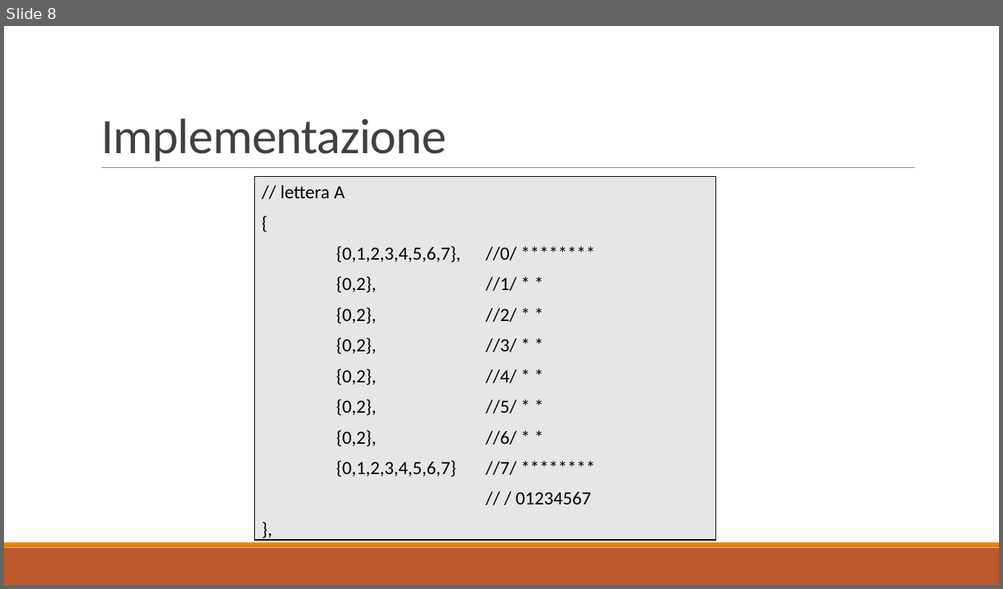
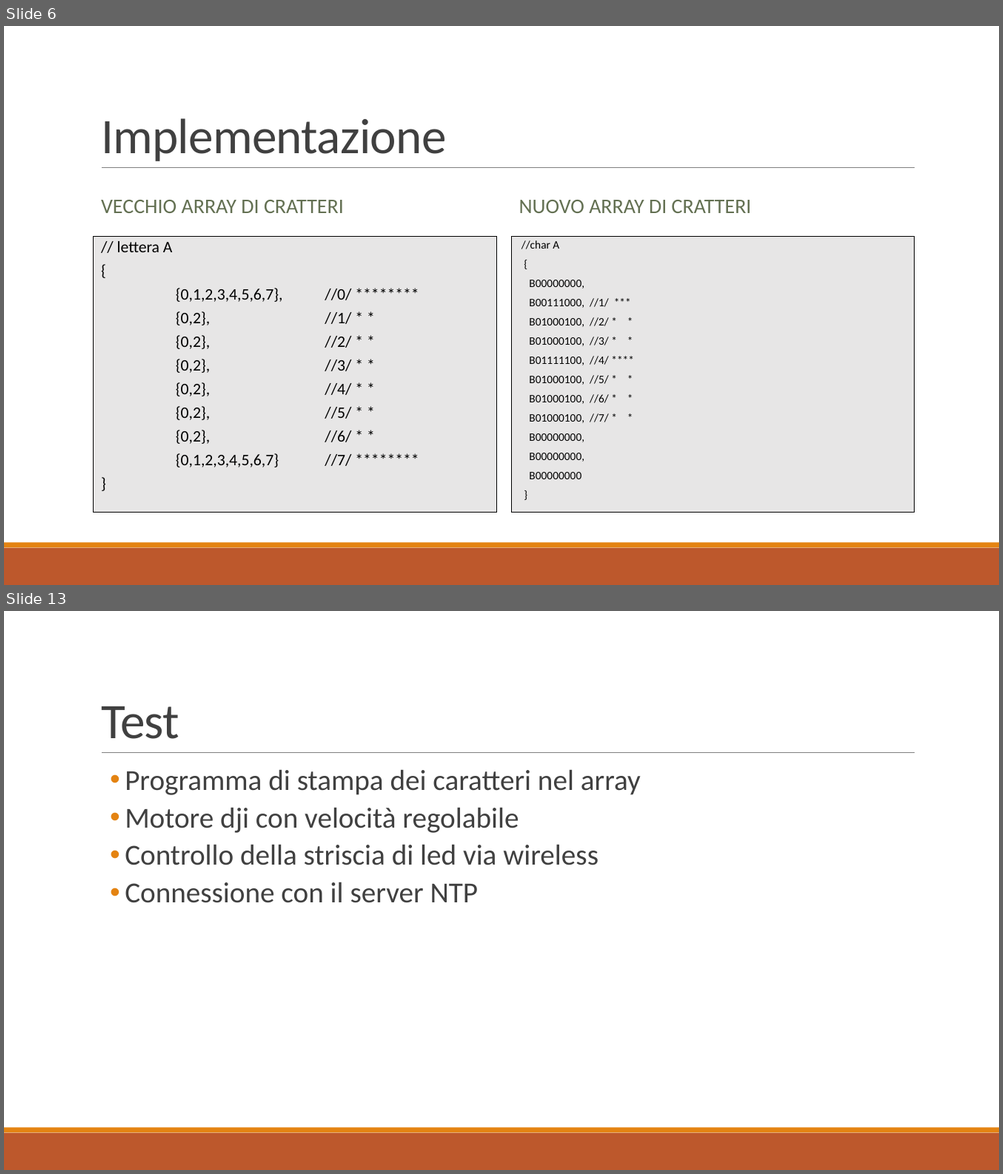
Before and after one commit to nemastojanovic/FanClock2, a slide deck: Documentazione/I3_PRESENTAZIONE_PROG3.pptx. Shown one above the other, each under a label of ours: slide 8 before the commit, slides 6 and 13 after it; the slides between them are not shown. The pictures are 1003x589 and 1003x1174 pixels, drawn with LibreOffice and Linux fonts; fonts in the diff are those of the drawing. Boxes give left, top, right and bottom in pixels: in the first picture for what was removed or moved away, otherwise in the second. Text is boxed around its words. In the diff, an @@ line names an element or a change of style, - is before the commit and + after.

Commit message:
ultima versione della presentazione

```diff
--- a/Documentazione/I3_PRESENTAZIONE_PROG3.pptx
+++ b/Documentazione/I3_PRESENTAZIONE_PROG3.pptx
@@ slide 13 added at [4, 611, 999, 1170], background #FFFFFF; not listed: 3 template elements that a slide beside it also shows @@
@@ title added at [101, 706, 179, 739], 48 pt, text #404040 @@
+Test
@@ text added at [125, 769, 640, 903], 28 pt, text #404040 @@
+  • Programma di stampa dei caratteri nel array
+  • Motore dji con velocità regolabile
+  • Controllo della striscia di led via wireless
+  • Connessione con il server NTP
@@ what was slide 8 is now slide 6 @@
@@ slide 6 changed as well @@
@@ text added at [101, 200, 344, 213], 20 pt, text #637052 @@
+VECCHIO ARRAY DI CRATTERI
@@ text added at [519, 200, 751, 213], 20 pt, text #637052 @@
+NUOVO ARRAY DI CRATTERI
@@ text "// lettera A": place and size @@
-text "// lettera A" at [254, 177, 716, 541]
+text "// lettera A" at [94, 236, 496, 511]
@@ text "// lettera A" at [94, 236, 496, 511]: rectangle to text @@
@@ text at [117, 241, 351, 468]: size 18 to 15.5 pt; line spacing 1 to 0.8 @@
@@ text added at [512, 236, 914, 511], fill #E7E6E6, outline #000000 0.75 pt, 11 pt, text #000000 @@
+//char A
+{
+B00000000,
+B00111000, //1/ ***
+B01000100, //2/ * *
+B01000100, //3/ * *
+B01111100, //4/ ****
+B01000100, //5/ * *
+B01000100, //6/ * *
+B01000100, //7/ * *
+B00000000,
+B00000000,
+B00000000
+}
@@ text at [515, 492, 591, 505]: text changed; size 18 to 15.5 pt @@
-// / 01234567
-},
+}
```
Also in this commit, not shown: 3 other slides changed, 9 other slides added, 12 slides removed.
